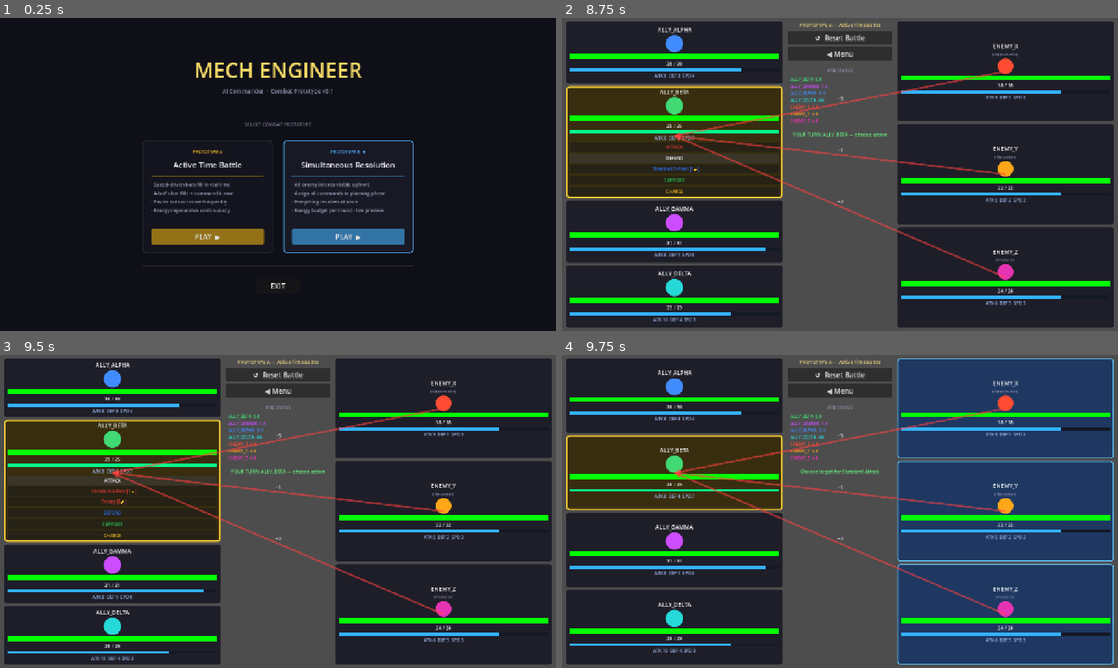
Above: before the commit, frames 1-4 (two rows, left to right).
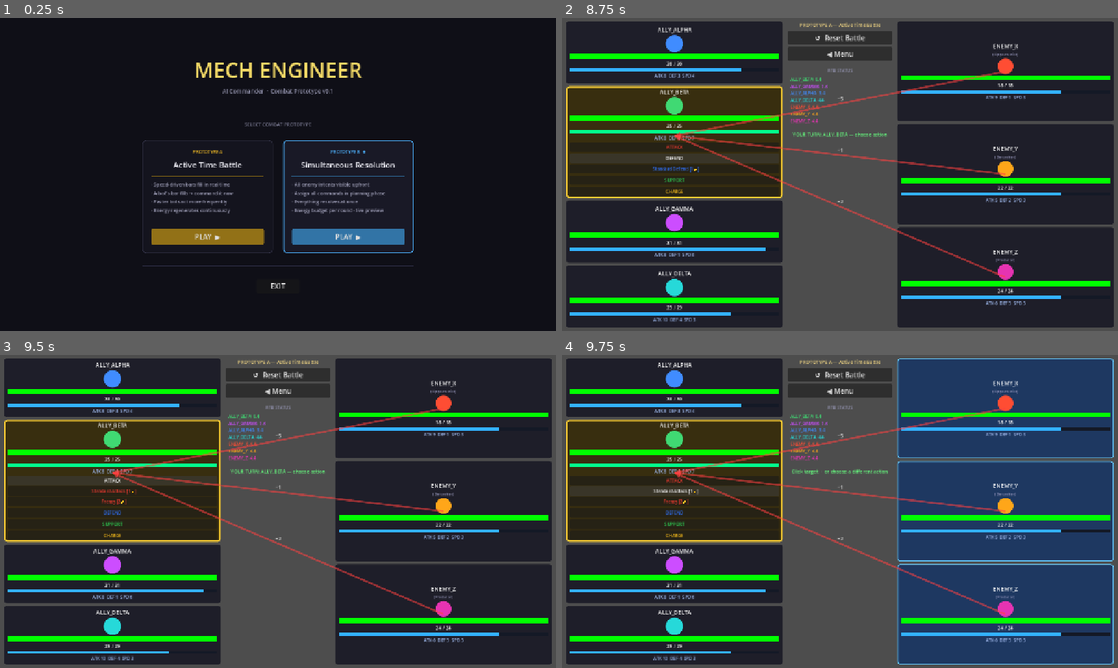
Above: after the commit, the same moments.

Repository: BrickwaII/MechEngineer
Game: Godot game, scene res://menu/main_menu.tscn
Two runs of this game, one before a commit and one after it. Both use one fixed random seed, a clock stepped at 60 frames per second and the inputs below.
Inputs (mouse positions are in pixels of both pictures, inside the frame that each line leads up to):
- Up to frame 1 (0.25 s): no input
- Up to frame 2 (8.75 s): click "PLAY ▶" at 0.5 s; click "↺ Reset Battle" at 1.25 s; click "◀ Menu" at 2 s; click "PLAY ▶" at 2.75 s; move the mouse to (673, 58) at 3.52 s; click (673, 58) at 3.67 s; move the mouse to (673, 136) at 4.27 s; click (673, 136) at 4.42 s; move the mouse to (673, 212) at 5.02 s; click (673, 212) at 5.17 s; move the mouse to (673, 290) at 5.77 s; click (673, 290) at 5.92 s; click "ATTACK" at 6.5 s; click "ATTACK" at 7.25 s; click "DEFEND" at 8 s
- Up to frame 3 (9.5 s): click "ATTACK" at 8.75 s
- Up to frame 4 (9.75 s): click "Standard Attack [1⚡]" at 9.5 s

Frames 1-3 are identical in both runs. In frame 4, 14% of the frame differs, in the area x 0-59%, y 2-98%.

Commit message:
Keep accordion open during targeting; fix self-attack bug
Replaced the two-phase await (skill then target as separate signals) with a
unified _turn_input loop. The skill accordion now stays visible while targets
are highlighted — clicking a different skill cancels the current targeting and
immediately re-highlights the correct targets for the new skill.

The self-attack bug is fixed as a side effect: only bots in the valid
current_targets array are accepted as clicks; everything else is ignored,
so the player can never target themselves or unhighlighted units.

https://claude.ai/code/session_01Hq1UEyB5oYtHBnZEzr6a3e

Diff:
--- a/battle/main.gd
+++ b/battle/main.gd
@@ -16,12 +16,13 @@
 var _status_label: Label
 
 var _battle_gen: int = 0
-var _awaiting_target: bool = false
+var _in_ally_action: bool = false
 var _awaiting_ally_select: bool = false
 var _atb_state: ATBState = ATBState.TICKING
 var _atb_display_timer: float = 0.0
 
 signal _target_clicked(bot: BotData)
+signal _turn_input(value: Variant)
 
 func _ready() -> void:
 	set_anchors_and_offsets_preset(Control.PRESET_FULL_RECT)
@@ -265,52 +266,75 @@
 	if card == null:
 		return false
 
+	var current_skill: SkillData = null
+	var current_targets: Array[BotData] = []
+	var chosen_target: Variant = null
+	var executed := false
+
+	var skill_fwd := func(s: SkillData) -> void: _turn_input.emit(s)
+	card.skill_chosen.connect(skill_fwd)
+	_in_ally_action = true
+	card.show_skill_accordion(actor.skill_slots)
 	_update_status("YOUR TURN: %s — choose action" % actor.bot_name)
-	card.show_skill_accordion(actor.skill_slots)
-	var chosen_skill: SkillData = await card.skill_chosen
-
-	if _battle_gen != gen or chosen_skill == null:
+
+	while _battle_gen == gen:
+		var value = await _turn_input
+
+		if _battle_gen != gen or value == null:
+			break
+
+		if value is SkillData:
+			var skill := value as SkillData
+			if not current_targets.is_empty():
+				_set_card_highlights(current_targets, false)
+				_clear_target_tooltips(current_targets)
+				current_targets.clear()
+			current_skill = skill
+
+			var need_enemy := skill.target_type == "single_enemy"
+			var need_ally  := skill.target_type == "single_ally"
+
+			if not need_enemy and not need_ally:
+				chosen_target = null
+				executed = true
+				break
+
+			if need_enemy:
+				current_targets = battle_manager.get_alive_enemies()
+			else:
+				current_targets = []
+				for b: BotData in battle_manager.allies:
+					if b != actor and not b.is_dead:
+						current_targets.append(b)
+
+			_set_card_highlights(current_targets, true)
+			_set_target_tooltips(actor, skill, current_targets)
+			_update_status("Click target  ·  or choose a different action")
+
+		elif value is BotData:
+			var target := value as BotData
+			if current_skill != null and current_targets.has(target) and not target.is_dead:
+				_set_card_highlights(current_targets, false)
+				_clear_target_tooltips(current_targets)
+				current_targets.clear()
+				chosen_target = target
+				executed = true
+				break
+
+	_in_ally_action = false
+	if is_instance_valid(card) and card.skill_chosen.is_connected(skill_fwd):
+		card.skill_chosen.disconnect(skill_fwd)
+	if not current_targets.is_empty():
+		_set_card_highlights(current_targets, false)
+		_clear_target_tooltips(current_targets)
+	if is_instance_valid(card):
 		card.hide_action_ui()
+
+	if not executed or _battle_gen != gen:
 		return false
 
-	card.hide_action_ui()
-
-	var chosen_target: Variant = null
-	var need_enemy := chosen_skill.target_type == "single_enemy"
-	var need_ally  := chosen_skill.target_type == "single_ally"
-
-	if need_enemy:
-		_update_status("Choose target for %s" % chosen_skill.skill_name)
-		var targets: Array[BotData] = battle_manager.get_alive_enemies()
-		_set_card_highlights(targets, true)
-		_set_target_tooltips(actor, chosen_skill, targets)
-		_awaiting_target = true
-		var clicked: BotData = await _target_clicked
-		_awaiting_target = false
-		_set_card_highlights(targets, false)
-		_clear_target_tooltips(targets)
-		if _battle_gen != gen or clicked == null:
-			return false
-		chosen_target = clicked
-	elif need_ally:
-		_update_status("Choose ally for %s" % chosen_skill.skill_name)
-		var valid_allies: Array[BotData] = []
-		for b: BotData in battle_manager.allies:
-			if b != actor and not b.is_dead:
-				valid_allies.append(b)
-		_set_card_highlights(valid_allies, true)
-		_set_target_tooltips(actor, chosen_skill, valid_allies)
-		_awaiting_target = true
-		var clicked: BotData = await _target_clicked
-		_awaiting_target = false
-		_set_card_highlights(valid_allies, false)
-		_clear_target_tooltips(valid_allies)
-		if _battle_gen != gen or clicked == null:
-			return false
-		chosen_target = clicked
-
 	actor.reset_round_bonuses()
-	battle_manager.resolve_for_bot_with_skill(actor, chosen_skill, chosen_target)
+	battle_manager.resolve_for_bot_with_skill(actor, current_skill, chosen_target)
 	return true
 
 # ── Card building ─────────────────────────────────────────────────────────────
@@ -443,8 +467,8 @@
 # ── Signal handlers ───────────────────────────────────────────────────────────
 
 func _on_card_clicked(bot: BotData) -> void:
-	if _awaiting_target and not bot.is_dead:
-		_target_clicked.emit(bot)
+	if _in_ally_action and not bot.is_dead:
+		_turn_input.emit(bot)
 	elif _awaiting_ally_select and not bot.is_dead and battle_manager.allies.has(bot):
 		_target_clicked.emit(bot)
 
@@ -466,9 +490,10 @@
 
 func _on_reset_pressed() -> void:
 	_battle_gen += 1
-	_awaiting_target = false
+	_in_ally_action = false
 	_awaiting_ally_select = false
 	_target_clicked.emit(null)
+	_turn_input.emit(null)
 	for card in bot_to_card.values():
 		(card as BotCard).cancel_action()
 	_clear_enemy_intents()
